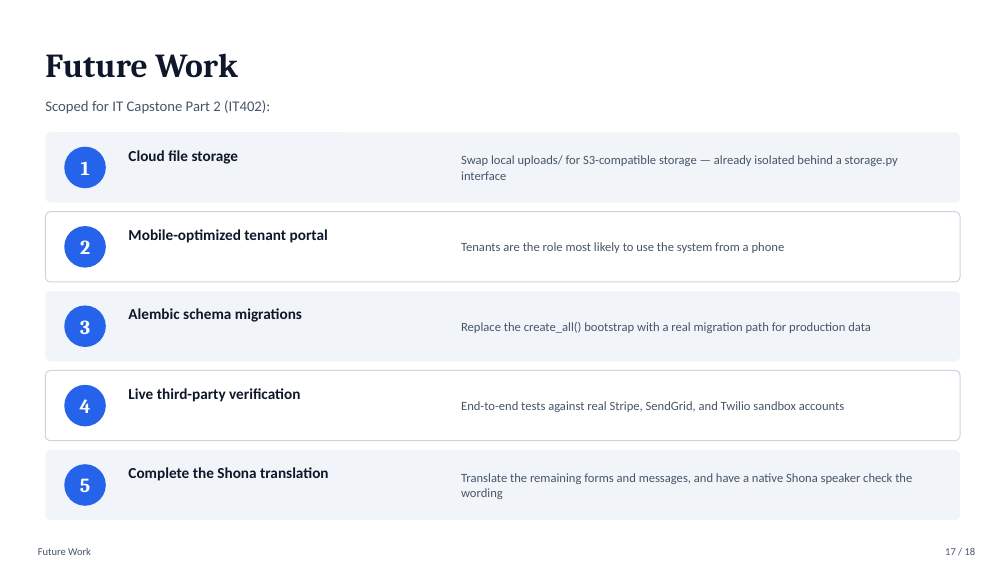
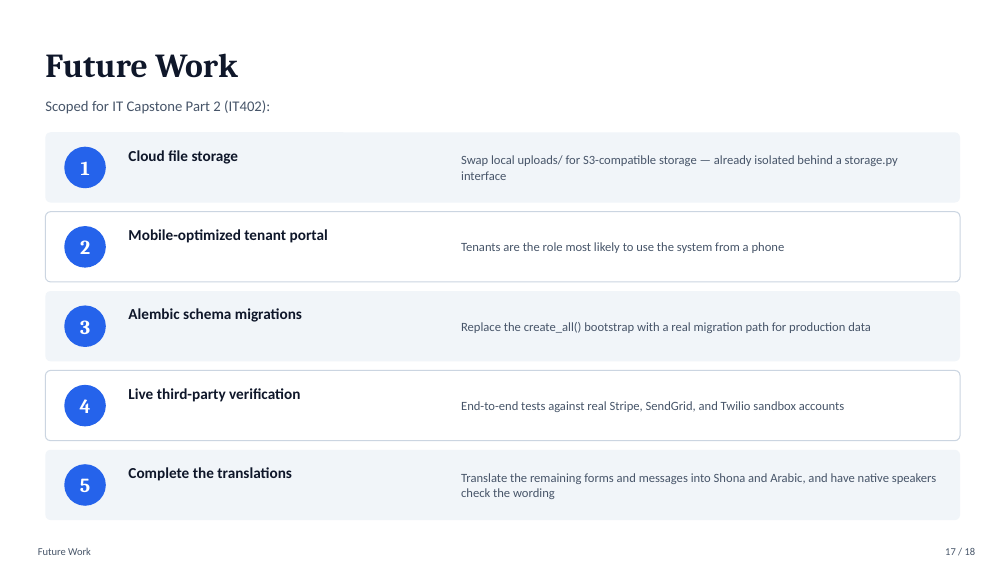
Before and after one commit to Abdur-lab/github-slideshow, a slide deck: slide 17 of docs/ABDURRAHMAAN_IT401_DEL_6_PRESENTATION.pptx. Drawn at 1008x567 pixels with LibreOffice and Linux fonts; fonts in the diff are those of the drawing. Boxes give left, top, right and bottom in pixels: in the first picture for what was removed or moved away, otherwise in the second. Text is boxed around its words. In the diff, an @@ line names an element or a change of style, - is before the commit and + after.

```diff
--- a/docs/ABDURRAHMAAN_IT401_DEL_6_PRESENTATION.pptx
+++ b/docs/ABDURRAHMAAN_IT401_DEL_6_PRESENTATION.pptx
@@ text at [128,467,292,481]: text changed @@
-Complete the Shona translation
+Complete the translations
@@ text at [461,473,936,499]: text changed @@
-Translate the remaining forms and messages, and have a native Shona speaker check the wording
+Translate the remaining forms and messages into Shona and Arabic, and have native speakers check the wording
```
Also in this commit, not shown: 7 other slides changed, 5 other files.
